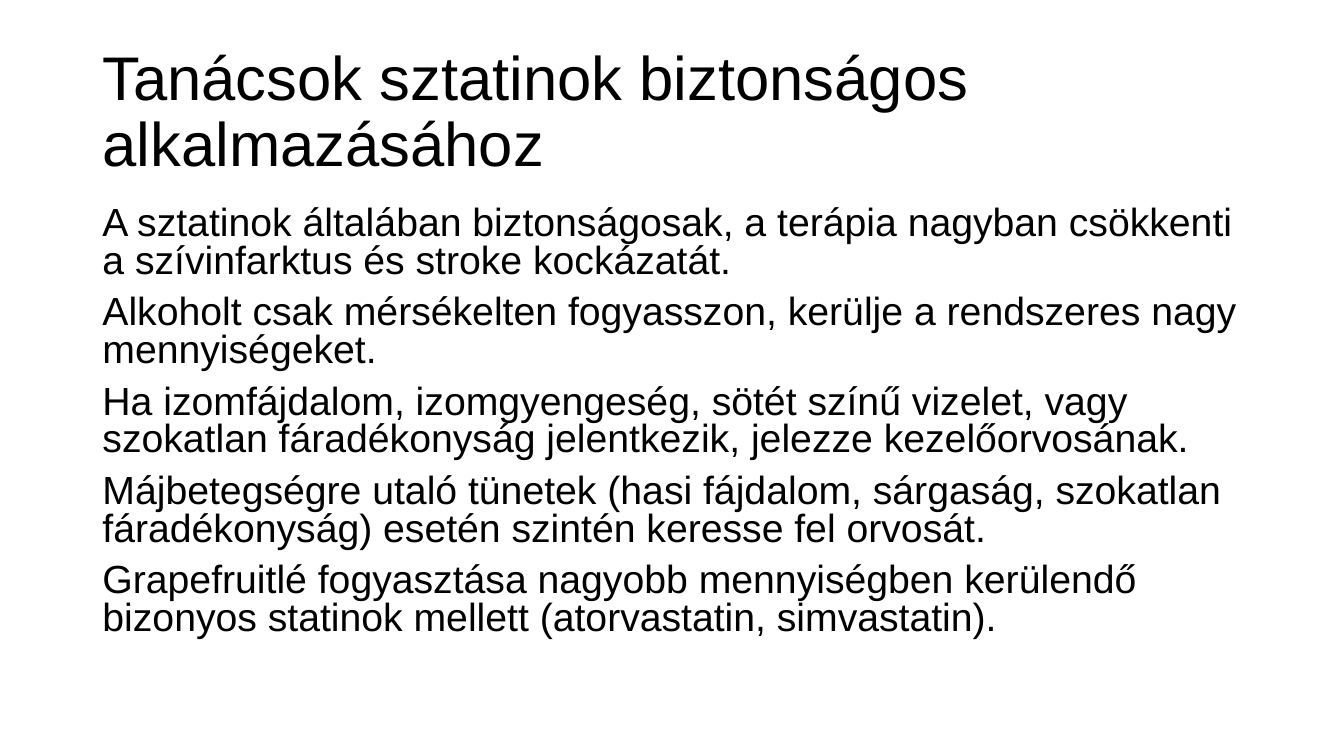
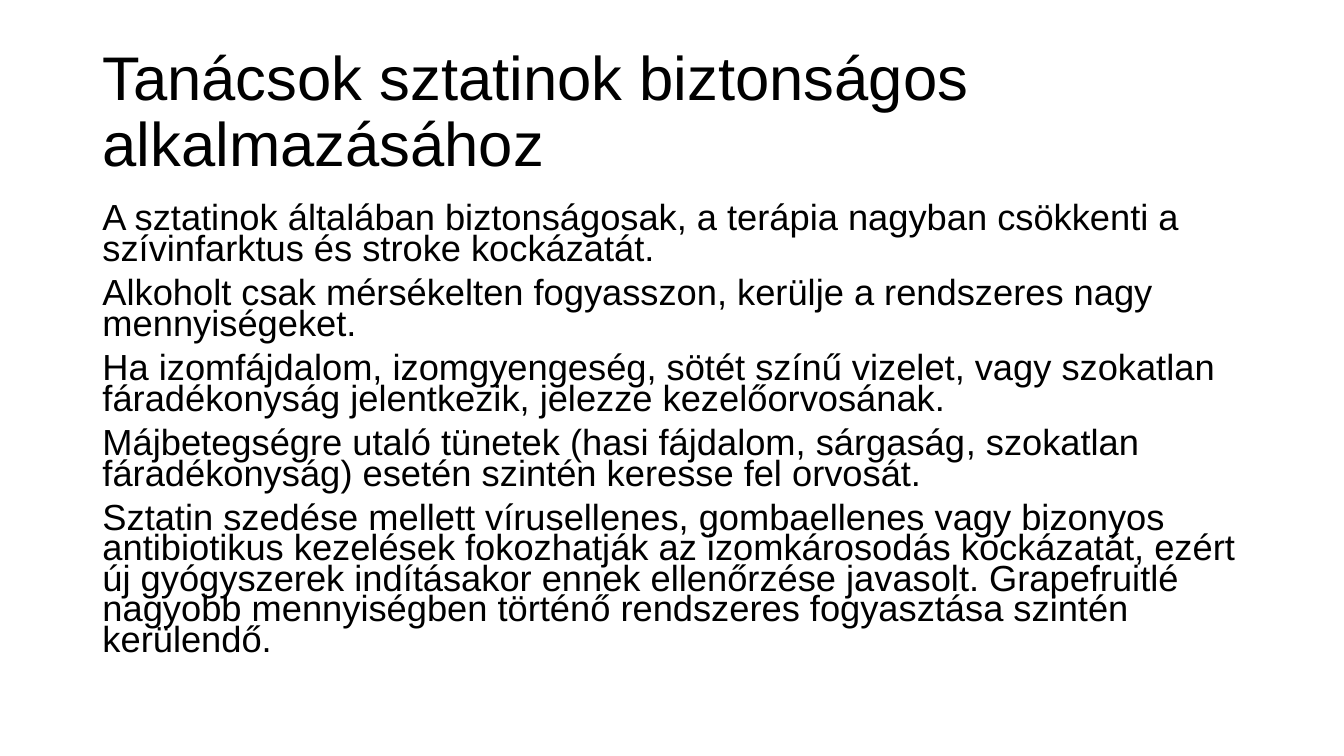
Before and after one commit to sasaleese/common, a slide deck: slide 6 of Sztatinok helye a megelőzésben.pptx. Drawn at 1344x756 pixels with LibreOffice and Linux fonts; fonts in the diff are those of the drawing. Boxes give left, top, right and bottom in pixels: in the first picture for what was removed or moved away, otherwise in the second. Text is boxed around its words. In the diff, an @@ line names an element or a change of style, - is before the commit and + after.

```diff
--- a/Sztatinok helye a megelőzésben.pptx
+++ b/Sztatinok helye a megelőzésben.pptx
@@ text at (102, 203, 1215, 492): size 28 to 25.9 pt in "A sztatinok általában biztonságosak, a terápia nagyban ...", "Alkoholt csak mérsékelten fogyasszon, kerülje a rendszeres ...", "Ha izomfájdalom, izomgyengeség, sötét színű vizelet, vagy ...", "Májbetegségre utaló tünetek (hasi fájdalom, sárgaság, szokat ..."; line spacing 0.8 to 0.7 @@
@@ text at (102, 503, 1235, 653): text changed; size 28 to 25.9 pt @@
-Grapefruitlé fogyasztása nagyobb mennyiségben kerülendő bizonyos statinok mellett (atorvastatin, simvastatin).
+Sztatin szedése mellett vírusellenes, gombaellenes vagy bizonyos antibiotikus kezelések fokozhatják az izomkárosodás kockázatát, ezért új gyógyszerek indításakor ennek ellenőrzése javasolt. Grapefruitlé nagyobb mennyiségben történő rendszeres fogyasztása szintén kerülendő.
```
